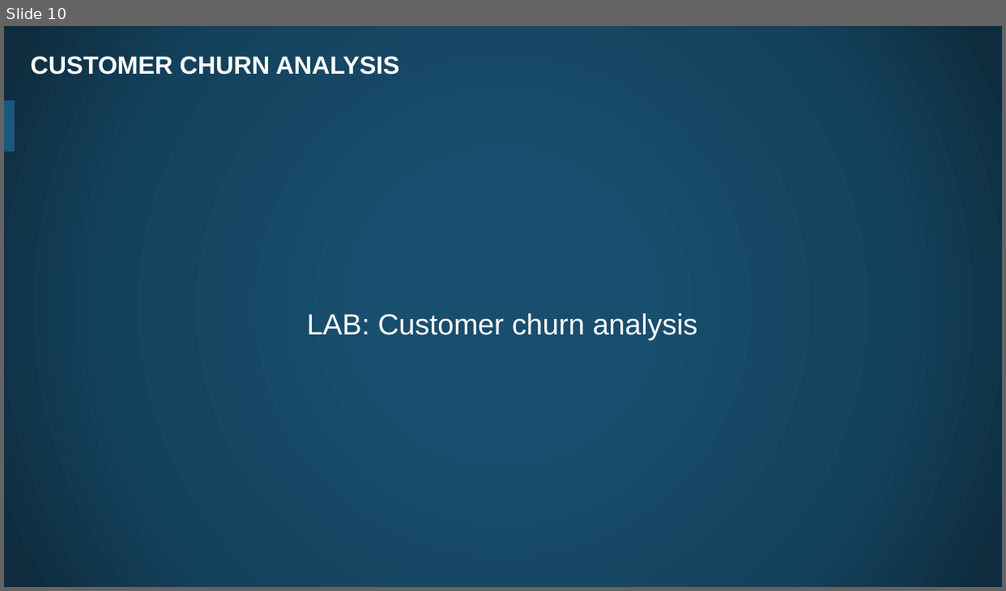
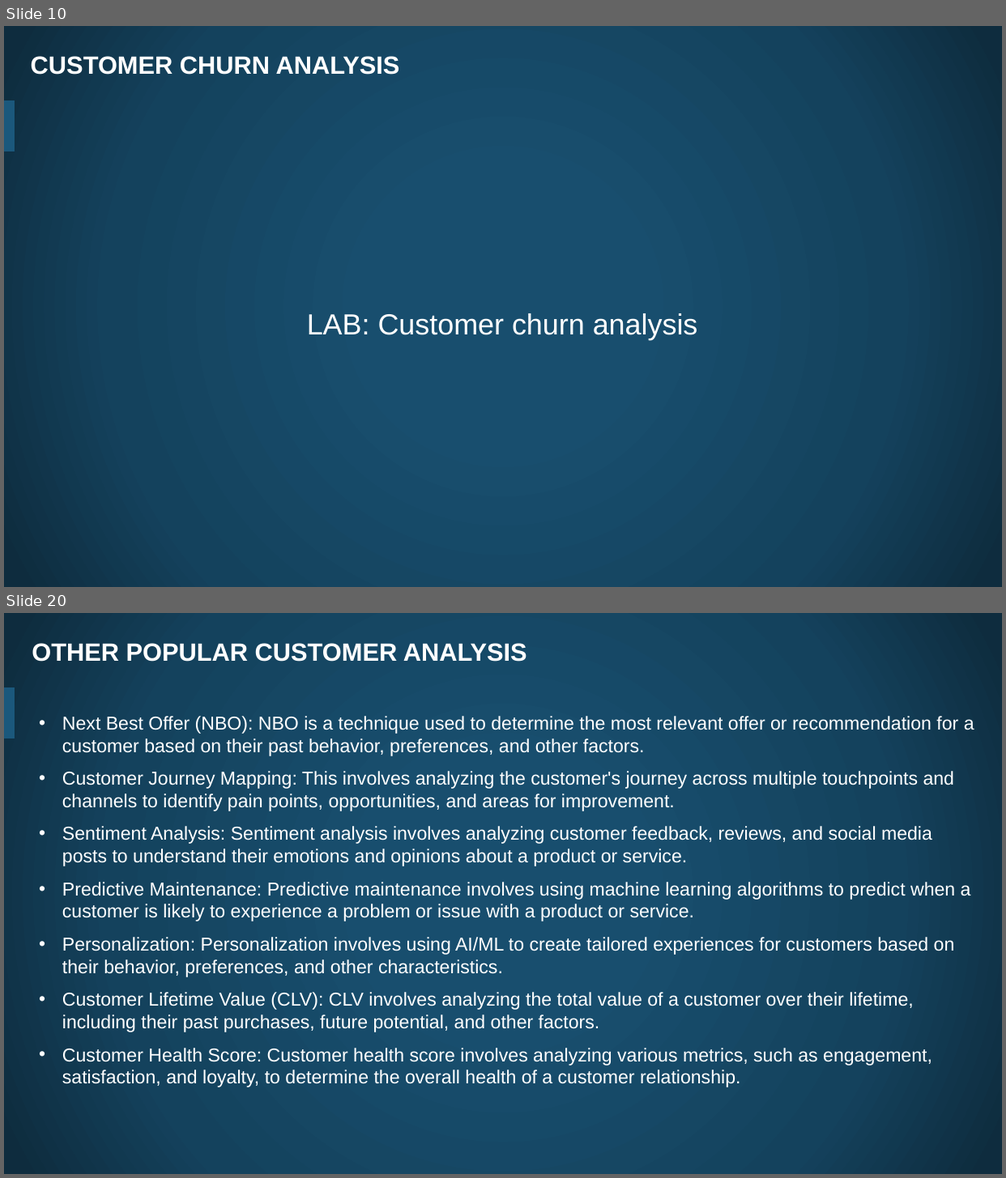
Before and after one commit to thehn/data-analytics-with-spark, a slide deck: slides/06. Spark Machine Learning - Labs Practice.pptx. Shown one above the other, each under a label of ours: slide 10 before the commit, slides 10 and 20 after it; the slides between them are not shown. The pictures are 1006x591 and 1006x1178 pixels, drawn with LibreOffice and Linux fonts; fonts in the diff are those of the drawing; background and template pictures are left out. Boxes give left, top, right and bottom in pixels: in the first picture for what was removed or moved away, otherwise in the second. Text is boxed around its words. In the diff, an @@ line names an element or a change of style, - is before the commit and + after.

```diff
--- a/slides/06. Spark Machine Learning - Labs Practice.pptx
+++ b/slides/06. Spark Machine Learning - Labs Practice.pptx
@@ slide 20 added at (4,613,1002,1174), background picture (left out); not listed: 1 template element that a slide beside it also shows @@
@@ title added at (32,643,527,662), 24 pt, text #FFFFFF, bold @@
+OTHER POPULAR CUSTOMER ANALYSIS
@@ text added at (62,716,974,1088), 18 pt, text #FFFFFF @@
+• Next Best Offer (NBO): NBO is a technique used to determine the most relevant offer or recommendation for a customer based on their past behavior, preferences, and other factors.
+• Customer Journey Mapping: This involves analyzing the customer's journey across multiple touchpoints and channels to identify pain points, opportunities, and areas for improvement.
+• Sentiment Analysis: Sentiment analysis involves analyzing customer feedback, reviews, and social media posts to understand their emotions and opinions about a product or service.
+• Predictive Maintenance: Predictive maintenance involves using machine learning algorithms to predict when a customer is likely to experience a problem or issue with a product or service.
+• Personalization: Personalization involves using AI/ML to create tailored experiences for customers based on their behavior, preferences, and other characteristics.
+• Customer Lifetime Value (CLV): CLV involves analyzing the total value of a customer over their lifetime, including their past purchases, future potential, and other factors.
+• Customer Health Score: Customer health score involves analyzing various metrics, such as engagement, satisfaction, and loyalty, to determine the overall health of a customer relationship.
```
Also in this commit, not shown: 1 slide changed, 9 other slides added, 21 other files.
